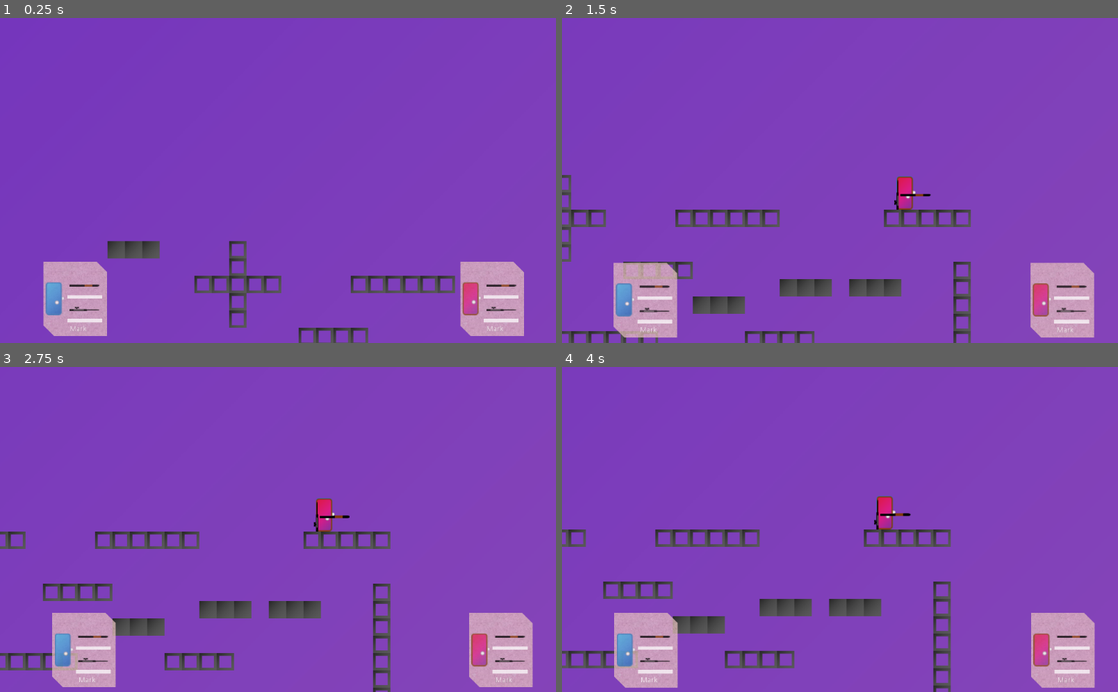
Above: before the commit, frames 1-4 (two rows, left to right).
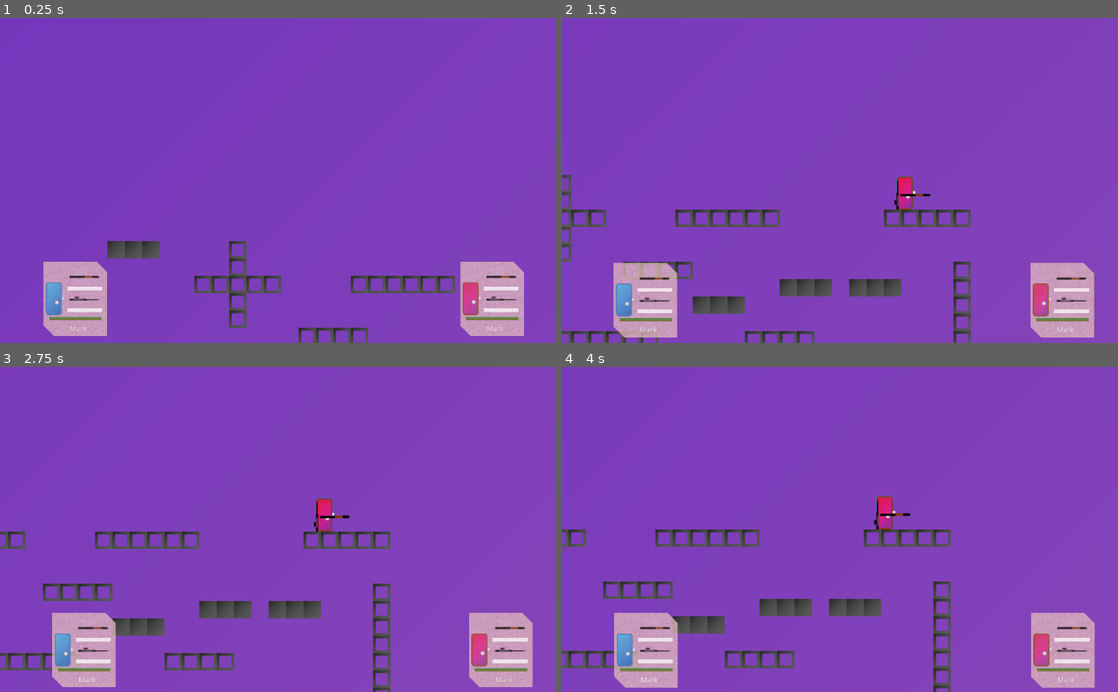
Above: after the commit, the same moments.

Repository: XanMarta/godot-game-battlefield
Game: Godot game, scene res://src/Game/PlayGround.tscn
The game is run twice, just before and just after one commit, with the same random seed, the same clock (stepped at 60 frames per second) and the same inputs.
Inputs:
- Up to frame 1 (0.25 s): no input
- Up to frame 2 (1.5 s): no input
- Up to frame 3 (2.75 s): no input
- Up to frame 4 (4 s): no input

The runs differ from the first frame. In frame 1, 0.9% of the frame differs, in the area x 8-94%, y 79-94%; in frame 2, 1.0%; in frame 3, 1.0%; in frame 4, 1.0%, in the area x 10-95%, y 79-95%.

Commit message:
Split Player into Player_movement file and original file

Diff:
--- a/src/Actor/Player.gd
+++ b/src/Actor/Player.gd
@@ -3,22 +3,14 @@
 signal update_gui
 
 
-export var speed = Vector2(200, 350)
-export var gravity = 1000
-export var max_fall = 900
-export var jump_power = 2
 export var type = "p1"
-export var recoil_force = 5.0
 export var player_name = "Mark"
 export (PackedScene) var gun
 
 export var health = 100 setget set_health
 
 
-var velocity = Vector2.ZERO
-var jump = jump_power
-var direct = 1.0
-var force = Vector2(0, 0)
+
 var is_alive = false
 
 onready var player = $Player
@@ -28,75 +20,21 @@
 
 func _ready():
 	$Player/sprite.texture = load("res://Assets/" + type + ".png")
+	$Player.type = self.type
 	spawn()
 	equip_gun(GameData.assault, true)
 	equip_gun(GameData.sniper, false)
 
+
 func _physics_process(delta):
 	if is_alive:
-		move_control()
+		$Player.move_control()
 		if Input.is_action_pressed(type + "_fire"):
 			fire()
 		if Input.is_action_just_pressed(type + "_change"):
 			change()
 		if Input.is_action_just_pressed(type + "_drop"):
 			drop()
-
-
-
-func move_control():
-	var direction = Input.get_action_strength(type + "_right") - Input.get_action_strength(type + "_left")
-	if direction < 0.0:
-		turn(false)
-	elif direction > 0.0:
-		turn(true)
-
-	velocity.x = direction * speed.x
-	velocity.y += gravity * get_physics_process_delta_time()
-
-	if player.is_on_floor():
-		jump = jump_power
-
-	if Input.is_action_just_pressed(type + "_up"):
-		if jump > 0:
-			jump -= 1
-			velocity.y = -speed.y
-			$smoke_jump.global_position = player.global_position
-			$AnimationPlayer.stop(true)
-			$AnimationPlayer.play("jump")
-
-	# Calculate force
-	var add_force = force / recoil_force
-	force -= add_force
-	velocity += add_force
-
-	velocity.y = clamp(velocity.y, -max_fall, max_fall)
-	velocity = player.move_and_slide(velocity, Vector2.UP)
-
-	if Input.is_action_just_pressed(type + "_down"):
-		if player.is_on_floor():
-			player.set_collision_mask_bit(1, false)
-			velocity.y += gravity * get_physics_process_delta_time()
-			yield(get_tree().create_timer(0.2), "timeout")
-			player.set_collision_mask_bit(1, true)
-
-
-func turn(right : bool):
-	if right:
-		$Player/sprite.flip_h = false
-		$Player/GunPosition.rotation = 0
-		gun_second.rotation = -PI / 2
-		direct = 1.0
-	else:
-		$Player/sprite.flip_h = true
-		$Player/GunPosition.rotation = PI
-		gun_second.rotation = PI / 2
-		direct = -1.0
-
-	if gun_hand.get_child_count() > 0:
-		gun_hand.get_child(0).get_node("sprite").flip_v = true if direct == -1.0 else false
-	if gun_second.get_child_count() > 0:
-		gun_second.get_child(0).get_node("sprite").flip_v = true if direct == -1.0 else false
 
 
 func fire():
@@ -106,9 +44,9 @@
 			var bullet = gun.get_bullet().instance()
 			add_child(bullet)
 			bullet.global_position = gun.get_node("Fire_position").global_position
-			bullet.fire(direct, gun.damage)
+			bullet.fire($Player.direct, gun.damage)
 			# Recoil
-			force += Vector2(-gun.recoil * direct, 0)
+			$Player.force += Vector2(-gun.recoil * $Player.direct, 0)
 
 func change():
 	var old_gun_hand = null
@@ -134,14 +72,15 @@
 func spawn():
 	$SpawnPath/PathFollow2D.unit_offset = randf()
 	$Player.global_position = $SpawnPath/PathFollow2D.global_position
-	velocity = Vector2.ZERO
-	jump = jump_power
-	turn(true)
-	force = Vector2.ZERO
+	$Player.velocity = Vector2.ZERO
+	$Player.jump = GameData.jump_power
+	$Player.turn(true)
+	$Player.force = Vector2.ZERO
 	is_alive = true
 	self.health = 100
 	$AnimationPlayer.play("spawn")
 	$Player/HealthBar.visible = false
+	emit_signal("update_gui")
 
 func equip_gun(gun_type, to_hand = true):
 	var to_target = gun_hand if to_hand else gun_second
@@ -154,13 +93,14 @@
 func _on_BulletDetect_body_entered(bullet):
 	$AnimationPlayer.stop(true)
 	$AnimationPlayer.play("hurt")
-	force += Vector2(bullet.damage * bullet.direction, 0)
+	$Player.force += Vector2(bullet.damage * bullet.direction, 0)
 	self.health -= bullet.damage / 1000
 	print("health: ", health)
 	bullet.queue_free()
 	$Player/HealthBar.visible = true
 	if health <= 0.0:
 		die()
+	emit_signal("update_gui")
 
 
 func die():
--- a/src/Actor/Player.tscn
+++ b/src/Actor/Player.tscn
@@ -1,6 +1,7 @@
-[gd_scene load_steps=13 format=2]
+[gd_scene load_steps=14 format=2]
 
 [ext_resource path="res://src/Actor/Player.gd" type="Script" id=1]
+[ext_resource path="res://src/Actor/Player_movement.gd" type="Script" id=2]
 [ext_resource path="res://Assets/smoke_jump.png" type="Texture" id=3]
 [ext_resource path="res://src/Item/Gun.tscn" type="PackedScene" id=4]
 [ext_resource path="res://Assets/health_bar_red.png" type="Texture" id=5]
@@ -167,6 +168,7 @@
 
 [node name="Player" type="KinematicBody2D" parent="."]
 collision_mask = 6
+script = ExtResource( 2 )
 
 [node name="sprite" type="Sprite" parent="Player"]
 position = Vector2( 0, -31.1928 )
--- /dev/null
+++ b/src/Actor/Player_movement.gd
@@ -0,0 +1,64 @@
+extends KinematicBody2D
+
+
+
+var velocity = Vector2.ZERO
+var jump
+var direct = 1.0
+var force = Vector2(0, 0)
+var type
+
+
+func move_control():
+	var direction = Input.get_action_strength(type + "_right") - Input.get_action_strength(type + "_left")
+	if direction < 0.0:
+		turn(false)
+	elif direction > 0.0:
+		turn(true)
+
+	velocity.x = direction * GameData.player_speed.x
+	velocity.y += GameData.gravity * get_physics_process_delta_time()
+
+	if is_on_floor():
+		jump = GameData.jump_power
+
+	if Input.is_action_just_pressed(type + "_up"):
+		if jump > 0:
+			jump -= 1
+			velocity.y = -GameData.player_speed.y
+			get_parent().get_node("smoke_jump").global_position = global_position
+			get_parent().get_node("AnimationPlayer").stop(true)
+			get_parent().get_node("AnimationPlayer").play("jump")
+
+	# Calculate force
+	var add_force = force / GameData.recoil_force
+	force -= add_force
+	velocity += add_force
+
+	velocity.y = clamp(velocity.y, -GameData.max_fall, GameData.max_fall)
+	velocity = move_and_slide(velocity, Vector2.UP)
+
+	if Input.is_action_just_pressed(type + "_down"):
+		if is_on_floor():
+			set_collision_mask_bit(1, false)
+			velocity.y += GameData.gravity * get_physics_process_delta_time()
+			yield(get_tree().create_timer(0.2), "timeout")
+			set_collision_mask_bit(1, true)
+
+
+func turn(right : bool):
+	if right:
+		$sprite.flip_h = false
+		$GunPosition.rotation = 0
+		$GunPosition/Gun_second.rotation = -PI / 2
+		direct = 1.0
+	else:
+		$sprite.flip_h = true
+		$GunPosition.rotation = PI
+		$GunPosition/Gun_second.rotation = PI / 2
+		direct = -1.0
+
+	if $GunPosition/Gun_hand.get_child_count() > 0:
+		$GunPosition/Gun_hand.get_child(0).get_node("sprite").flip_v = true if direct == -1.0 else false
+	if $GunPosition/Gun_second.get_child_count() > 0:
+		$GunPosition/Gun_second.get_child(0).get_node("sprite").flip_v = true if direct == -1.0 else false
--- a/src/Autoload/GameData.gd
+++ b/src/Autoload/GameData.gd
@@ -1,4 +1,12 @@
 extends Node2D
+
+var player_speed = Vector2(200, 350)
+var gravity = 1000
+var max_fall = 900
+var jump_power = 2
+var recoil_force = 5.0
+
+
 
 var assault = {
 	"name": "assault riffe",
--- a/src/GUI/PlayerTag.gd
+++ b/src/GUI/PlayerTag.gd
@@ -14,6 +14,7 @@
 	if target != null:
 		$Player/player.texture = target.get_node("Player").get_node("sprite").texture
 		var gun_slot = target.get_node("Player").get_node("GunPosition")
+
 		if gun_slot.get_node("Gun_hand").get_child_count() > 0:
 			$Gunhand/gun.texture = gun_slot.get_node("Gun_hand").get_child(0).get_node("sprite").texture
 		else:
@@ -22,3 +23,5 @@
 			$Gunsecond/gun.texture = gun_slot.get_node("Gun_second").get_child(0).get_node("sprite").texture
 		else:
 			$Gunsecond/gun.texture = null
+
+		$HealthBar.value = target.health
--- a/src/GUI/PlayerTag.tscn
+++ b/src/GUI/PlayerTag.tscn
@@ -1,9 +1,11 @@
-[gd_scene load_steps=5 format=2]
+[gd_scene load_steps=7 format=2]
 
 [ext_resource path="res://Assets/paper.png" type="Texture" id=1]
 [ext_resource path="res://Assets/health_bar_purple.png" type="Texture" id=2]
 [ext_resource path="res://Assets/health_bar_white.png" type="Texture" id=3]
 [ext_resource path="res://src/GUI/PlayerTag.gd" type="Script" id=4]
+[ext_resource path="res://Assets/health_bar_green.png" type="Texture" id=5]
+[ext_resource path="res://Assets/health_bar_red.png" type="Texture" id=6]
 
 [node name="PlayerTag" type="Node2D"]
 script = ExtResource( 4 )
@@ -19,7 +21,7 @@
 [node name="player" type="Sprite" parent="Player"]
 
 [node name="Gunhand" type="Position2D" parent="."]
-position = Vector2( 16.8847, -93.9223 )
+position = Vector2( 16.8847, -109.211 )
 
 [node name="gun" type="Sprite" parent="Gunhand"]
 
@@ -38,7 +40,7 @@
 }
 
 [node name="Gunsecond" type="Position2D" parent="."]
-position = Vector2( 16.8847, -50.546 )
+position = Vector2( 16.8847, -69.5578 )
 
 [node name="gun" type="Sprite" parent="Gunsecond"]
 
@@ -56,6 +58,18 @@
 "_edit_use_anchors_": false
 }
 
+[node name="HealthBar" type="TextureProgress" parent="."]
+margin_left = -47.7185
+margin_top = -36.1364
+margin_right = 274.281
+margin_bottom = -23.1364
+rect_scale = Vector2( 0.3, 0.5 )
+texture_under = ExtResource( 6 )
+texture_progress = ExtResource( 5 )
+__meta__ = {
+"_edit_use_anchors_": false
+}
+
 [node name="Name" type="Label" parent="."]
 margin_left = -37.0
 margin_top = -20.0
